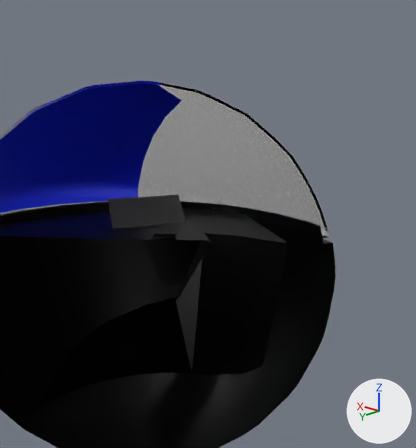
Two versions of the Blender file Assets/Model/Robot/robot.blend, one commit apart.
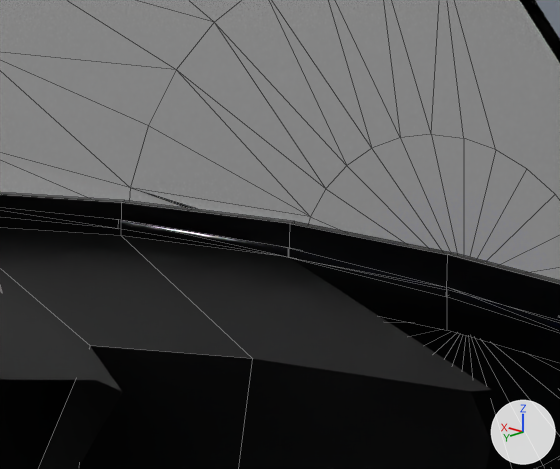
Each version appears first whole from a 50 mm lens placed at (-4.133, 3.287, 4.963), pointed at (0.594, -1.952, 2.775), and next in a close-up on the part from 45% to 72% of the width and 36% to 58% of the height. Every picture has the same lights, and +X, +Y and +Z are marked at lower right. The close-ups show mesh edges as thin lines. Everything nearer to the camera than a plane just in front of the edit is cut away.

In view in the first close-up: 'down', 'upper'.
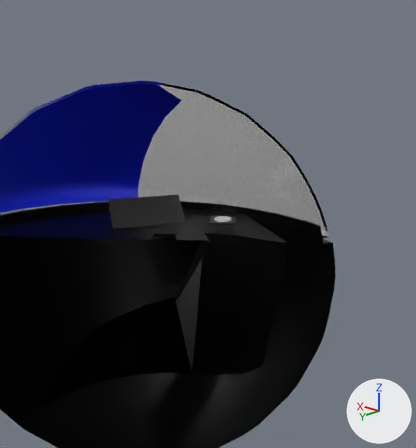
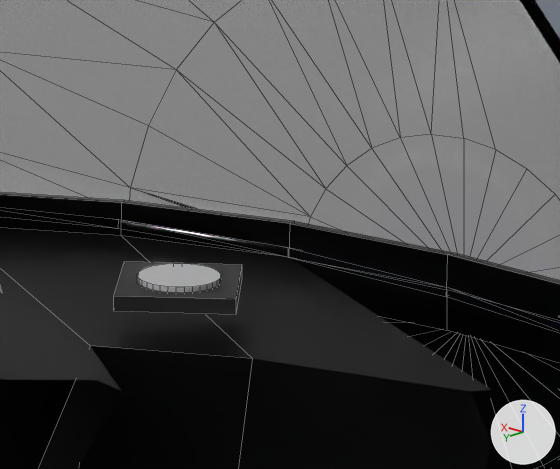
Diff of the bpy script that builds the scene:
```diff
--- a/Assets/Model/Robot/robot.blend.py
+++ b/Assets/Model/Robot/robot.blend.py
@@ mat_button @@
+mat_button = principled_material('button')
+mat_button.base_color = (0.8, 0.8, 0.8)  # white #e7e7e7
+mat_button.roughness = 0.0
@@ mat_buttonbase @@
+mat_buttonbase = principled_material('buttonBase')
+mat_buttonbase.base_color = (0.0, 0.0, 0.0)  # black #000000
@@ me_円柱 @@
+me_円柱.from_pydata(...)  # 64 vertices, 33 faces; spans x -1.0..1.0, y -1.0..1.0, z 0.0..2.0
+me_円柱.polygons.foreach_set('use_smooth', [True] * 33)
+me_円柱.materials.append(mat_button)  # its picture is missing
@@ me_立方体 @@
+me_立方体.from_pydata(...)  # a box spanning x -1.0..1.0, y -1.0..1.0, z 0.0..2.0
+me_立方体.materials.append(mat_buttonbase)  # black #000000
@@ ob_円柱 @@
+ob_円柱 = bpy.data.objects.new('円柱', me_円柱)
+ob_円柱.location = (0.462, -2.088, 2.789)
+ob_円柱.rotation_euler = (0.0, 0.0, -0.93)  # degrees (0, 0, -53)
+ob_円柱.scale = (0.111, 0.111, 0.0276)
@@ ob_立方体 @@
+ob_立方体 = bpy.data.objects.new('立方体', me_立方体)
+ob_立方体.location = (0.462, -2.088, 2.789)
+ob_立方体.rotation_euler = (0.0, 0.0, -0.93)  # degrees (0, 0, -53)
+ob_立方体.scale = (0.159, 0.159, 0.0208)
```

What differs and where, as boxes [x1, y1, x2, y2] in the close-ups (560 x 469 px):
'立方体', added (black): after [114, 262, 242, 315]
'円柱', added: after [137, 263, 221, 292]
